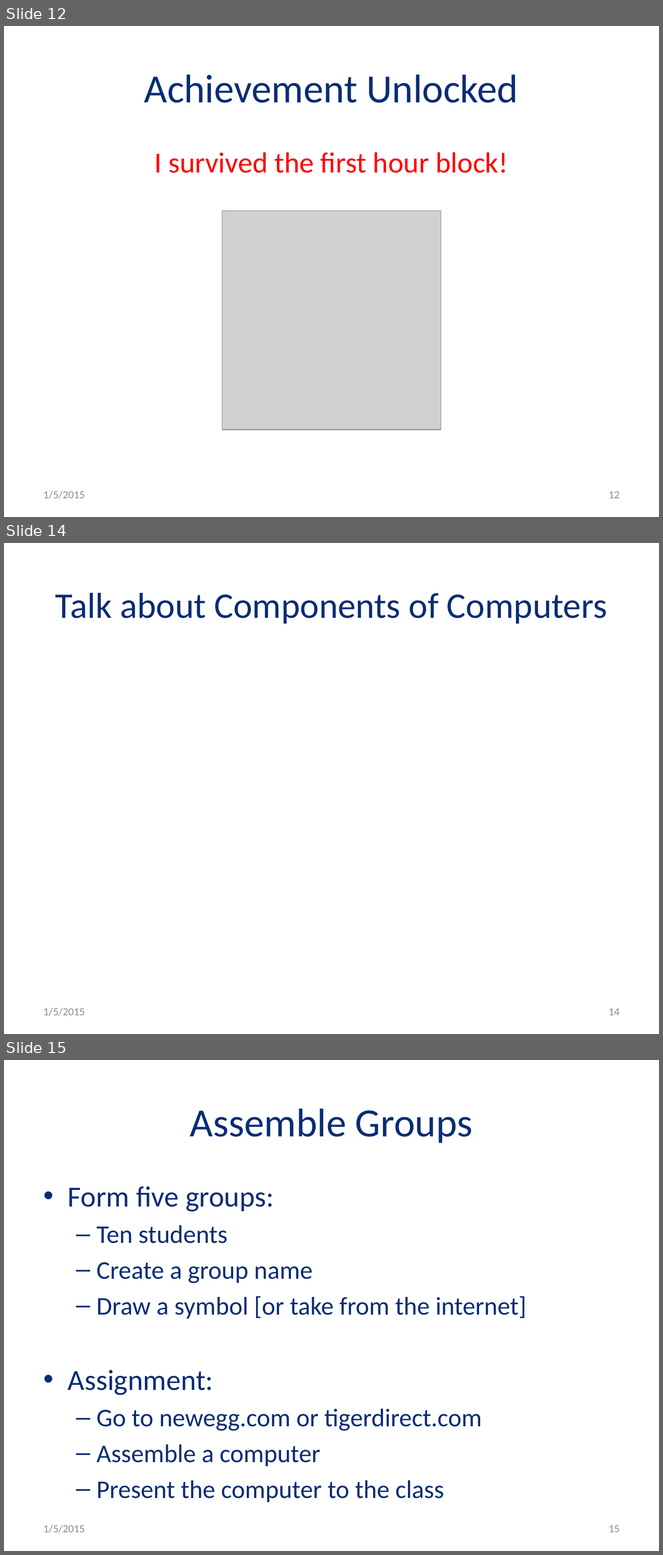
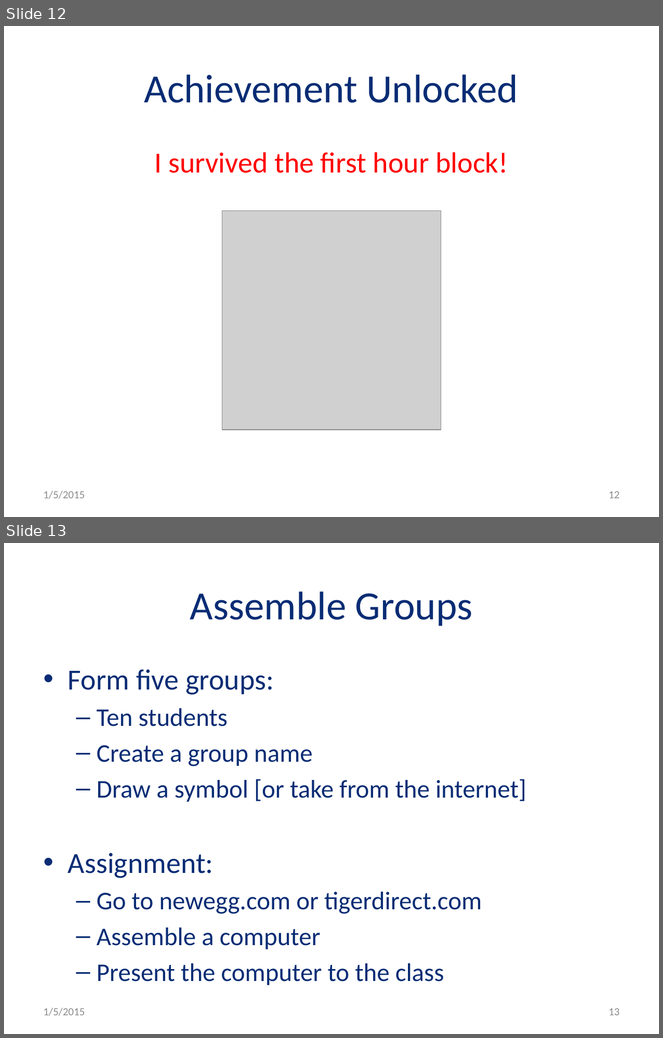
Before and after one commit to micharu123/600.243.13-Hardware-Hacking, a slide deck: docs/Presentation1__introduction.pptx. Shown one above the other, each under a label of ours: slides 12, 14 and 15 before the commit, slides 12 and 13 after it; the slides between them are not shown. The pictures are 663x1555 and 663x1038 pixels, drawn with LibreOffice and Linux fonts; fonts in the diff are those of the drawing; grey boxes stand for pictures. Boxes give left, top, right and bottom in pixels: in the first picture for what was removed or moved away, otherwise in the second. Text is boxed around its words. In the diff, an @@ line names an element or a change of style, - is before the commit and + after.

```diff
--- a/docs/Presentation1__introduction.pptx
+++ b/docs/Presentation1__introduction.pptx
@@ slide 14 removed at bbox=[4, 543, 659, 1034], background #FFFFFF @@
@@ title removed at bbox=[55, 593, 607, 624] @@
-Talk about Components of Computers
@@ text removed at bbox=[44, 1008, 85, 1016] @@
-1/5/2015
@@ page number removed at bbox=[609, 1008, 620, 1016] @@
-14
@@ what was slide 15 is now slide 13 @@
@@ page number at bbox=[609, 1008, 620, 1016]: text changed @@
-15
+13
```
Also in this commit, not shown: 1 slide changed, 1 other slide removed, 1 other file.
